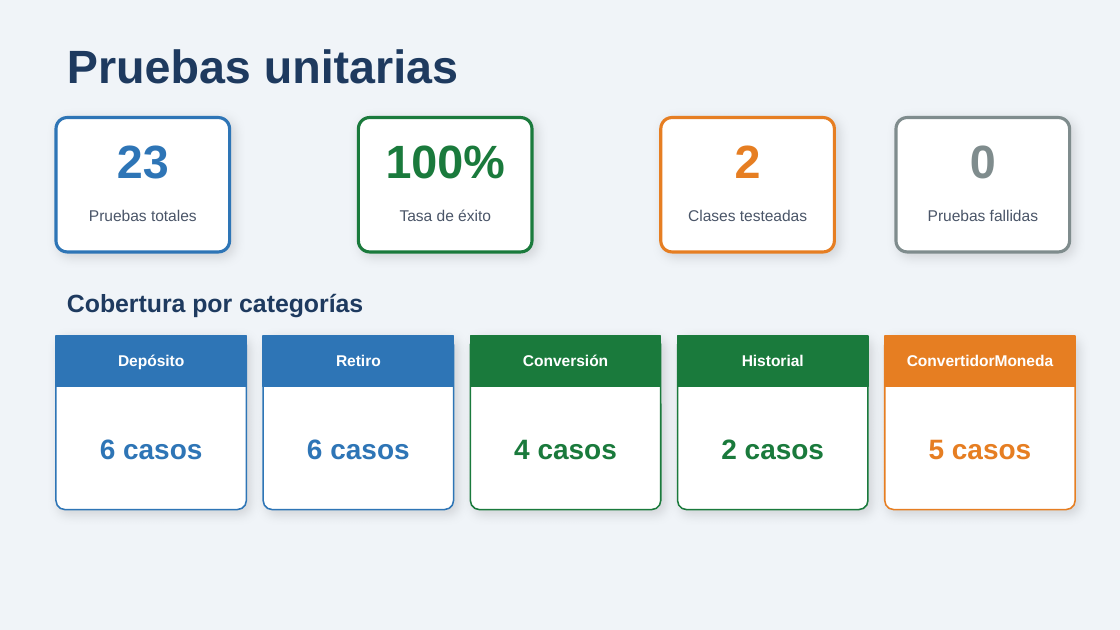
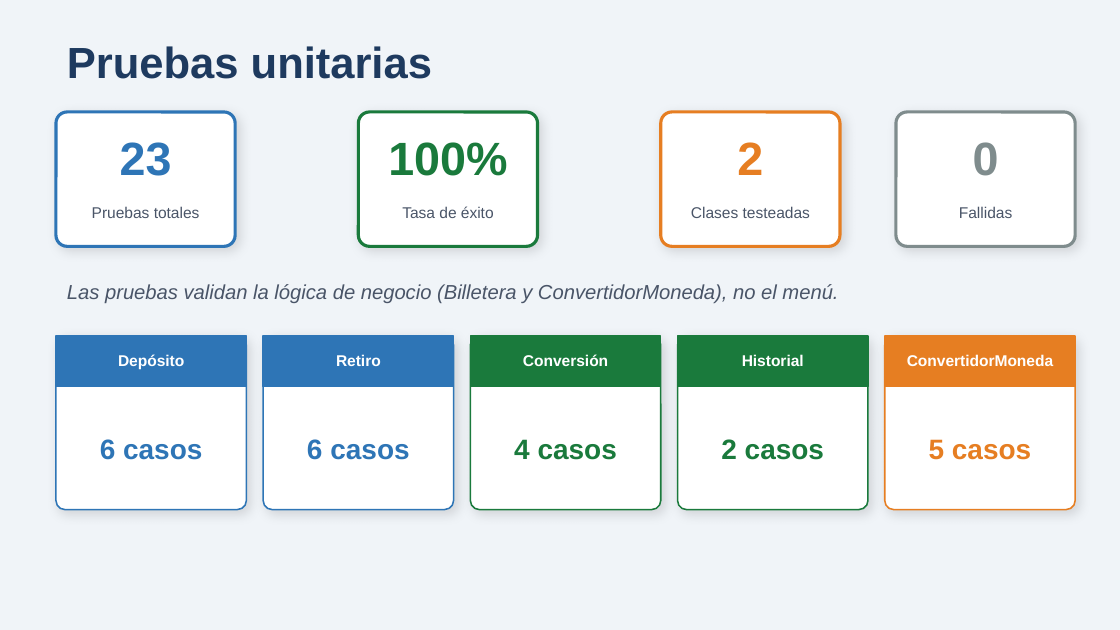
Before and after one commit to tiomakina/AlkeWallet, a slide deck: slide 6 of documentos/presentacion_alkewallet.pptx. Drawn at 1120x630 pixels with LibreOffice and Linux fonts; fonts in the diff are those of the drawing. Boxes give left, top, right and bottom in pixels: in the first picture for what was removed or moved away, otherwise in the second. Text is boxed around its words. In the diff, an @@ line names an element or a change of style, - is before the commit and + after.

```diff
--- a/documentos/presentacion_alkewallet.pptx
+++ b/documentos/presentacion_alkewallet.pptx
@@ text "Pruebas unitarias" at (67, 46, 432, 79): size 30 to 28 pt @@
@@ rounded rectangle: place and size @@
-rounded rectangle at (56, 118, 230, 252)
+rounded rectangle at (56, 112, 235, 246)
@@ rounded rectangle: place and size @@
-rounded rectangle at (358, 118, 532, 252)
+rounded rectangle at (358, 112, 538, 246)
@@ rounded rectangle: place and size @@
-rounded rectangle at (661, 118, 834, 252)
+rounded rectangle at (661, 112, 840, 246)
@@ rounded rectangle: place and size @@
-rounded rectangle at (896, 118, 1070, 252)
+rounded rectangle at (896, 112, 1075, 246)
@@ text "Clases testeadas": place and size @@
-text "Clases testeadas" at (688, 210, 807, 221)
+text "Clases testeadas" at (691, 206, 810, 218)
@@ text at (959, 206, 1012, 218): text changed @@
-Pruebas fallidas
+Fallidas
@@ text at (67, 284, 838, 303): text changed; size 16 to 13 pt; text colour #1E3A5F to #4A5568; bold off; italic on @@
-Cobertura por categorías
+Las pruebas validan la lógica de negocio (Billetera y ConvertidorMoneda), no el menú.
```
Also in this commit, not shown: 4 other slides changed, 3 slides added, 4 slides removed, 4 other files.
